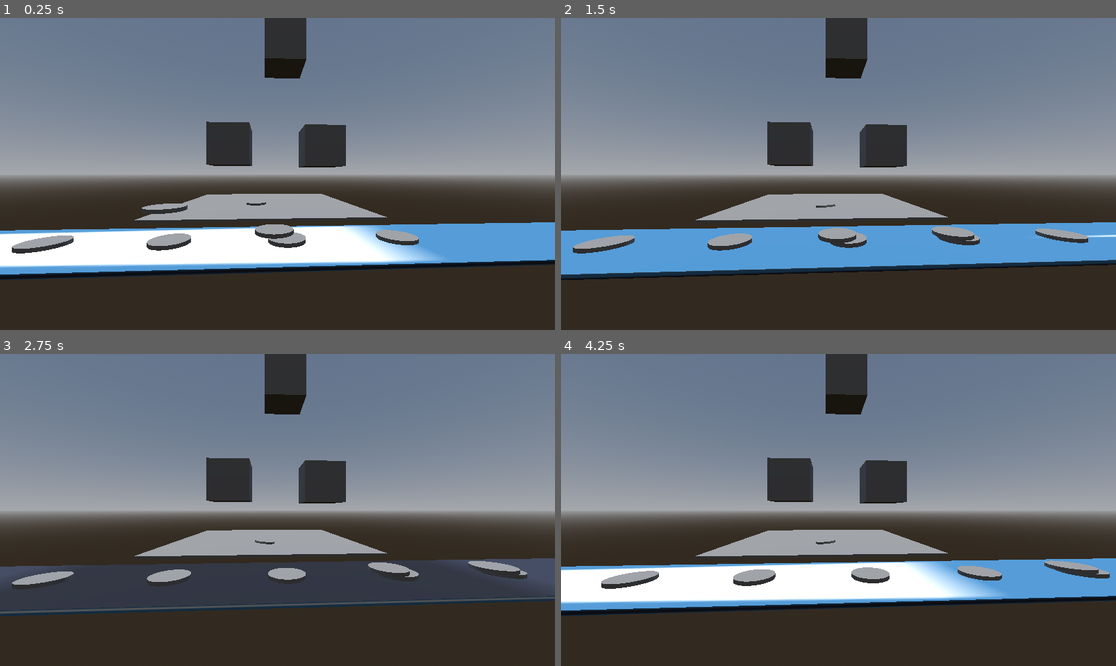
Above: before the commit, frames 1-4 (two rows, left to right).
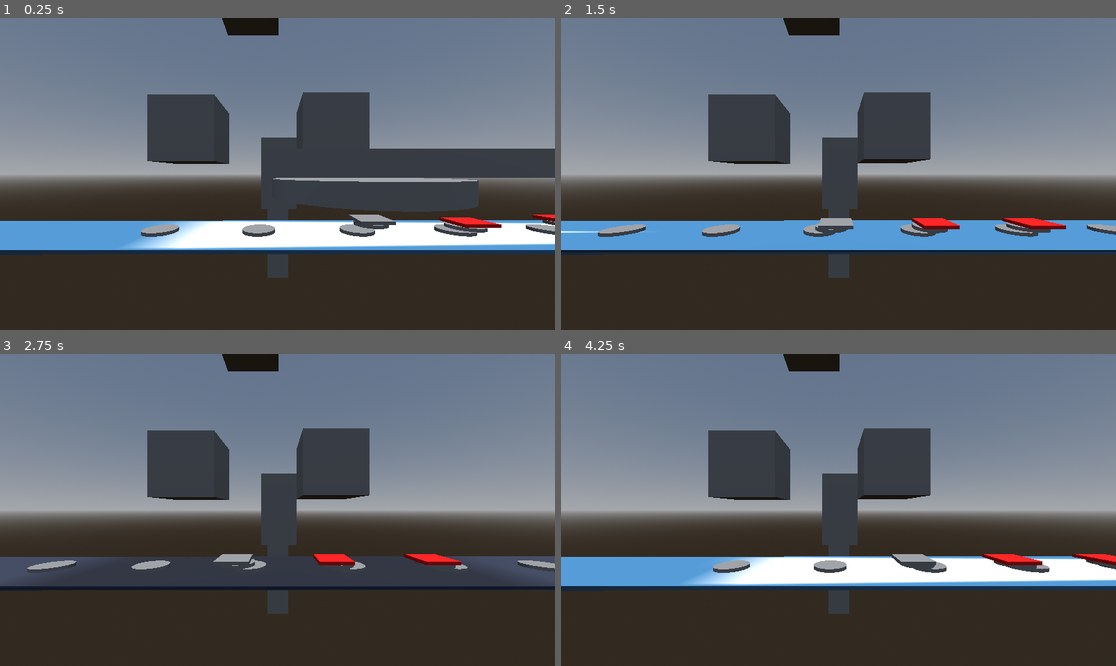
Above: after the commit, the same moments.

Repository: Garcia-IGC/maquina-de-turing
Game: Godot game, scene res://src/escenas/mapa.tscn
Same seed, same stepped clock (60 frames per second), same inputs: the game is played once before the commit and once after it. The engine's default icon, where the game draws it, is replaced by a stand-in: a white triangle on a blue panel in a dark square.
Inputs (mouse positions are in pixels of both pictures, inside the frame that each line leads up to):
- Up to frame 1 (0.25 s): no input
- Up to frame 2 (1.5 s): move the mouse to (960, 158) at 0.52 s; click (960, 158) at 0.67 s; move the mouse to (727, 189) at 1.27 s; click (727, 189) at 1.42 s
- Up to frame 3 (2.75 s): move the mouse to (333, 441) at 2.02 s; click (333, 441) at 2.17 s
- Up to frame 4 (4.25 s): move the mouse to (810, 572) at 2.77 s; click (810, 572) at 2.92 s; move the mouse to (1005, 556) at 3.52 s; click (1005, 556) at 3.67 s

The runs differ from the first frame. In frame 1, 31% of the frame differs, in the area x 0-100%, y 0-84%; in frame 2, 23%; in frame 3, 22%; in frame 4, 26%.

Commit message:
la maquina de turineli

Diff:
--- a/src/codigo/iman_de_cinta.gd
+++ b/src/codigo/iman_de_cinta.gd
@@ -1,10 +1,9 @@
 extends Node3D
 
-@export var magnet_strength: float = 15.0
+@export var magnet_strength: float = 50.0
 @onready var area: Area3D = $Area3D
 
 func _physics_process(delta):
 	for body in area.get_overlapping_bodies():
 		if body.has_method("apply_magnetic_force"):
-			print("Magnet detected:", body.name)
 			body.apply_magnetic_force(global_transform.origin, magnet_strength)
--- a/src/codigo/rigid_body_3d.gd
+++ b/src/codigo/rigid_body_3d.gd
@@ -1,17 +1,23 @@
 extends RigidBody3D
 
-@export var magnetic_sensitivity: float = 1.0
-var magnetized: bool = false
-var magnet_source: Vector3
+@export var max_magnetic_force: float = 30.0
+@export var min_distance: float = 70
 
-func apply_magnetic_force(source_position: Vector3, strength: float):
-	var direction = (source_position - global_transform.origin)
+func apply_magnetic_force(target_position: Vector3, strength: float):
+	var direction = target_position - global_transform.origin
 	var distance = direction.length()
-	if distance < 2.0: # rango efectivo
-		magnetized = true
-		direction = direction.normalized()
-		var force = direction * strength * magnetic_sensitivity / max(distance, 0.1)
+
+	# Evita división por cero
+	if distance < 0.01:
+		return
+
+	# Calcular fuerza con atenuación
+	var force_strength = clamp(strength / (distance * distance), 0, max_magnetic_force)
+
+	# Evita aplicar fuerza si ya está muy cerca (para reducir solapamiento)
+	if distance > min_distance:
+		var force = direction.normalized() * force_strength
 		apply_central_force(force)
-
-func detach():
-	magnetized = false
+	else:
+		# Si está muy cerca, "corrige" la posición suavemente
+		global_transform.origin = global_transform.origin.lerp(target_position, 0.1)
--- a/src/escenas/area_3d.gd
+++ b/src/escenas/area_3d.gd
@@ -0,0 +1,7 @@
+extends Area3D
+
+func _on_body_entered(body):
+	print("cuelpo detestado")
+	if body.has_method("get_color_data"):
+		var color = body.get_color_data()
+		print("Color detectado:", color)
--- a/src/escenas/boton.gd
+++ b/src/escenas/boton.gd
@@ -3,4 +3,4 @@
 func _input_event(camera, event, position, normal, shape_idx):
 	if event is InputEventMouseButton and event.button_index == MOUSE_BUTTON_LEFT and event.pressed:
 		print("Click en el objeto 3D!")
-		get_node("../Cinta2").belt_speed = 0.04
+		get_node("../../Cinta2").belt_speed = 0.04
--- a/src/escenas/boton2.gd
+++ b/src/escenas/boton2.gd
@@ -3,4 +3,4 @@
 func _input_event(camera, event, position, normal, shape_idx):
 	if event is InputEventMouseButton and event.button_index == MOUSE_BUTTON_LEFT and event.pressed:
 		print("Click en el objeto 3D!")
-		get_node("../Cinta2").belt_speed = 0
+		get_node("../../Cinta2").belt_speed = 0
--- a/src/escenas/boton3.gd
+++ b/src/escenas/boton3.gd
@@ -3,4 +3,4 @@
 func _input_event(camera, event, position, normal, shape_idx):
 	if event is InputEventMouseButton and event.button_index == MOUSE_BUTTON_LEFT and event.pressed:
 		print("Click en el objeto 3D!")
-		get_node("../Cinta2").belt_speed = -0.04
+		get_node("../../Cinta2").belt_speed = -0.04
--- /dev/null
+++ b/src/escenas/lector.tscn
@@ -0,0 +1,42 @@
+[gd_scene load_steps=7 format=3 uid="uid://btivvyu0y3vkr"]
+
+[ext_resource type="Script" uid="uid://uhawy31tlnus" path="res://src/escenas/area_3d.gd" id="1_gtxco"]
+
+[sub_resource type="BoxMesh" id="BoxMesh_kqljf"]
+size = Vector3(1, 5, 1)
+
+[sub_resource type="BoxMesh" id="BoxMesh_gtxco"]
+size = Vector3(1, 1, 5)
+
+[sub_resource type="ShaderMaterial" id="ShaderMaterial_are13"]
+
+[sub_resource type="BoxMesh" id="BoxMesh_5judi"]
+material = SubResource("ShaderMaterial_are13")
+
+[sub_resource type="BoxShape3D" id="BoxShape3D_are13"]
+size = Vector3(1, 10.19165, 1)
+
+[node name="Lector" type="StaticBody3D"]
+
+[node name="Estructura1" type="MeshInstance3D" parent="."]
+mesh = SubResource("BoxMesh_kqljf")
+skeleton = NodePath("../Estructura2")
+
+[node name="Estructura2" type="MeshInstance3D" parent="."]
+transform = Transform3D(1, 0, 0, 0, 1, 0, 0, 0, 1, 0, 3, 2)
+mesh = SubResource("BoxMesh_gtxco")
+
+[node name="Lector" type="MeshInstance3D" parent="."]
+transform = Transform3D(1, 0, 0, 0, 1, 0, 0, 0, 1, 0, 2, 4)
+mesh = SubResource("BoxMesh_5judi")
+
+[node name="Area3D" type="Area3D" parent="."]
+collision_layer = 3
+script = ExtResource("1_gtxco")
+
+[node name="CollisionShape3D" type="CollisionShape3D" parent="Area3D"]
+transform = Transform3D(1, 0, 0, 0, 1, 0, 0, 0, 1, 0, 0.50842285, 4)
+shape = SubResource("BoxShape3D_are13")
+debug_color = Color(0.9098039, 0.20784314, 0, 0.41960785)
+
+[connection signal="body_entered" from="Area3D" to="Area3D" method="_on_body_entered"]
--- a/src/escenas/mapa.tscn
+++ b/src/escenas/mapa.tscn
@@ -1,13 +1,14 @@
-[gd_scene load_steps=12 format=3 uid="uid://kviguekccv7u"]
+[gd_scene load_steps=13 format=3 uid="uid://kviguekccv7u"]
 
 [ext_resource type="PackedScene" uid="uid://dspccbgimg7yb" path="res://src/escenas/cinta.tscn" id="1_p21c5"]
-[ext_resource type="PackedScene" uid="uid://b5vhso4boyumu" path="res://src/escenas/iman_de_pieza.tscn" id="3_kxecg"]
 [ext_resource type="PackedScene" uid="uid://4u1mf1heecx3" path="res://src/escenas/suelo.tscn" id="3_nttpt"]
 [ext_resource type="PackedScene" uid="uid://bfxuv1u3jpk4l" path="res://src/escenas/iman_de_cinta.tscn" id="4_m1spo"]
 [ext_resource type="PackedScene" uid="uid://dg86l1ochrt4n" path="res://src/escenas/boton.tscn" id="5_m1spo"]
 [ext_resource type="Script" uid="uid://c0mmfygk4lwja" path="res://src/escenas/boton.gd" id="6_veu8s"]
 [ext_resource type="Script" uid="uid://crxw3hh8hr5nj" path="res://src/escenas/boton2.gd" id="7_e0j3v"]
 [ext_resource type="Script" uid="uid://b7e2upyhty7sa" path="res://src/escenas/boton3.gd" id="7_hoawt"]
+[ext_resource type="PackedScene" uid="uid://btivvyu0y3vkr" path="res://src/escenas/lector.tscn" id="9_8wf2n"]
+[ext_resource type="PackedScene" uid="uid://bq5rufsyryekk" path="res://src/escenas/pieza.tscn" id="9_hoawt"]
 
 [sub_resource type="ProceduralSkyMaterial" id="ProceduralSkyMaterial_nulfw"]
 
@@ -20,43 +21,66 @@
 
 [node name="Mapa" type="Node3D"]
 
-[node name="Camera3D" type="Camera3D" parent="."]
-transform = Transform3D(0.05732011, 0, 0.99835587, 0, 1, 0, -0.99835587, 0, 0.05732011, 5.347779, 1.8179715, -0.04567337)
-
-[node name="Empujador" type="Node3D" parent="."]
-
-[node name="WorldEnvironment" type="WorldEnvironment" parent="."]
-environment = SubResource("Environment_nttpt")
-
-[node name="DirectionalLight3D" type="DirectionalLight3D" parent="."]
-transform = Transform3D(1, 0, 0, 0, -4.371139e-08, 1, 0, -1, -4.371139e-08, 0, 1.4606836, 0)
+[node name="Lector" parent="." instance=ExtResource("9_8wf2n")]
+transform = Transform3D(-4.3711385e-08, 0, -0.99999994, 0, 1, 0, 0.99999994, 0, -4.3711385e-08, 3.9988885, -0.66143143, 0)
+collision_layer = 3
 
 [node name="Cinta2" parent="." instance=ExtResource("1_p21c5")]
 
 [node name="Suelo" parent="." instance=ExtResource("3_nttpt")]
-transform = Transform3D(1, 0, 0, 0, 1, 0, 0, 0, 1, -7.6888824, 0, 0)
+transform = Transform3D(1, 0, 0, 0, 1, 0, 0, 0, 1, -7.6888824, -2.3175597, 0)
 
-[node name="iman_de_pieza" parent="." instance=ExtResource("3_kxecg")]
-transform = Transform3D(1, 0, 0, 0, 1, 0, 0, 0, 1, -5.079606, 0.6194593, 0.4463755)
+[node name="Node3D2" parent="Suelo" instance=ExtResource("4_m1spo")]
+transform = Transform3D(1, 0, 0, 0, 1, 0, 0, 0, 1, 2.002809, 2.5175598, 0.13092923)
 
-[node name="Node3D" parent="." instance=ExtResource("4_m1spo")]
-transform = Transform3D(1, 0, 0, 0, 1, 0, 0, 0, 1, -5.224, 0.1, 0)
+[node name="Node3D" parent="Suelo" instance=ExtResource("4_m1spo")]
+transform = Transform3D(1, 0, 0, 0, 1, 0, 0, 0, 1, 2.4648824, 2.4175596, 0)
 visible = false
 
-[node name="boton" parent="." instance=ExtResource("5_m1spo")]
+[node name="Piezas" type="Node3D" parent="."]
+
+[node name="RigidBody3D" parent="Piezas" instance=ExtResource("9_hoawt")]
+transform = Transform3D(1, 0, 0, 0, 1, 0, 0, 0, 1, 0.075924754, 0.6779213, 9.042305)
+collision_layer = 3
+color_tag = "rojo"
+
+[node name="RigidBody3D2" parent="Piezas" instance=ExtResource("9_hoawt")]
+transform = Transform3D(1, 0, 0, 0, 1, 0, 0, 0, 1, 0.068498075, 0.6914251, 2.859892)
+collision_layer = 3
+color_tag = "blanco"
+
+[node name="RigidBody3D3" parent="Piezas" instance=ExtResource("9_hoawt")]
+transform = Transform3D(1, 0, 0, 0, 1, 0, 0, 0, 1, -5.0407805, 2.1380076, 0.42804503)
+collision_layer = 3
+color_tag = "blanco"
+
+[node name="RigidBody3D4" parent="Piezas" instance=ExtResource("9_hoawt")]
+transform = Transform3D(1, 0, 0, 0, 1, 0, 0, 0, 1, 0.09908837, 0.3847655, 6.0397997)
+collision_layer = 3
+color_tag = "rojo"
+
+[node name="Botones" type="Node3D" parent="."]
+transform = Transform3D(1, 0, 0, 0, 1, 0, 0, 0, 1, -2.6768575, 0, 0)
+
+[node name="boton" parent="Botones" instance=ExtResource("5_m1spo")]
 transform = Transform3D(1, 0, 0, 0, 1, 0, 0, 0, 1, 0, 2.5131767, -1.4911277)
 script = ExtResource("6_veu8s")
 
-[node name="boton2" parent="." instance=ExtResource("5_m1spo")]
+[node name="boton2" parent="Botones" instance=ExtResource("5_m1spo")]
 transform = Transform3D(1, 0, 0, 0, 1, 0, 0, 0, 1, 0, 2.5392284, 0.8461803)
 script = ExtResource("7_hoawt")
 
-[node name="boton3" parent="." instance=ExtResource("5_m1spo")]
+[node name="boton3" parent="Botones" instance=ExtResource("5_m1spo")]
 transform = Transform3D(1, 0, 0, 0, 1, 0, 0, 0, 1, 0, 5.078457, -0.5204456)
 script = ExtResource("7_e0j3v")
 
-[node name="iman_de_pieza3" parent="." instance=ExtResource("3_kxecg")]
-transform = Transform3D(1, 0, 0, 0, 1, 0, 0, 0, 1, 0.07238245, 1.2389185, 2.478524)
+[node name="Cosas_del_mapa" type="Node3D" parent="."]
 
-[node name="iman_de_pieza2" parent="." instance=ExtResource("3_kxecg")]
-transform = Transform3D(1, 0, 0, 0, 1, 0, 0, 0, 1, 0.036191225, 0.6194593, -0.26755124)
+[node name="Camera3D" type="Camera3D" parent="Cosas_del_mapa"]
+transform = Transform3D(-0.0026004727, 0, -0.99999666, 0, 1, 0, 0.99999666, 0, -0.0026004727, -6.225597, 1.8179715, -0.04567337)
+
+[node name="WorldEnvironment" type="WorldEnvironment" parent="Cosas_del_mapa"]
+environment = SubResource("Environment_nttpt")
+
+[node name="DirectionalLight3D" type="DirectionalLight3D" parent="Cosas_del_mapa"]
+transform = Transform3D(1, 0, 0, 0, -4.371139e-08, 1, 0, -1, -4.371139e-08, 0, 1.4606836, 0)
--- /dev/null
+++ b/src/escenas/pieza.gd
@@ -0,0 +1,17 @@
+extends RigidBody3D
+@export var color_tag: String
+@onready var mesh = $MeshInstance3D
+# Called when the node enters the scene tree for the first time.
+func _ready() -> void:
+	var mat = StandardMaterial3D.new()
+	if color_tag == "rojo":
+		mat.albedo_color = Color(1, 0, 0) # rojo
+		mesh.set_surface_override_material(0, mat)
+
+
+
+# Called every frame. 'delta' is the elapsed time since the previous frame.
+func _process(delta: float) -> void:
+	pass
+func get_color_data():
+	return color_tag
--- a/src/escenas/pieza.tscn
+++ b/src/escenas/pieza.tscn
@@ -1,16 +1,27 @@
-[gd_scene load_steps=3 format=3 uid="uid://bq5rufsyryekk"]
+[gd_scene load_steps=5 format=3 uid="uid://bq5rufsyryekk"]
+
+[ext_resource type="PackedScene" uid="uid://b5vhso4boyumu" path="res://src/escenas/iman_de_pieza.tscn" id="1_5fejh"]
+[ext_resource type="Script" uid="uid://6rtkh07s2wop" path="res://src/escenas/pieza.gd" id="1_fkerq"]
 
 [sub_resource type="BoxMesh" id="BoxMesh_1frtb"]
-size = Vector3(0.3, 0.3, 0.3)
+size = Vector3(1, 0.1, 1)
 
 [sub_resource type="BoxShape3D" id="BoxShape3D_5fejh"]
-size = Vector3(0.3, 0.3, 0.3)
+size = Vector3(1, 0.1, 1)
 
 [node name="RigidBody3D" type="RigidBody3D"]
 continuous_cd = true
+script = ExtResource("1_fkerq")
+
+[node name="iman_de_pieza" parent="." instance=ExtResource("1_5fejh")]
+transform = Transform3D(1, 0, 0, 0, 1, 0, 0, 0, 1, 0, -0.113332614, 0)
 
 [node name="MeshInstance3D" type="MeshInstance3D" parent="."]
 mesh = SubResource("BoxMesh_1frtb")
 
 [node name="CollisionShape3D" type="CollisionShape3D" parent="."]
 shape = SubResource("BoxShape3D_5fejh")
+
+[node name="PinJoint3D" type="PinJoint3D" parent="."]
+node_a = NodePath("..")
+node_b = NodePath("../iman_de_pieza")
Not shown, added: src/escenas/area_3d.gd.uid
Not shown, added: src/escenas/pieza.gd.uid
